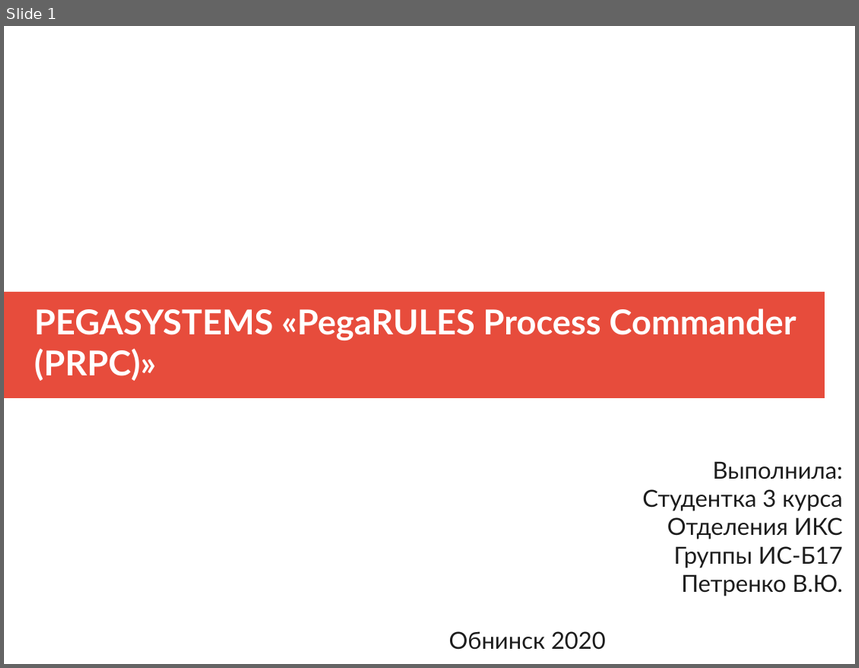
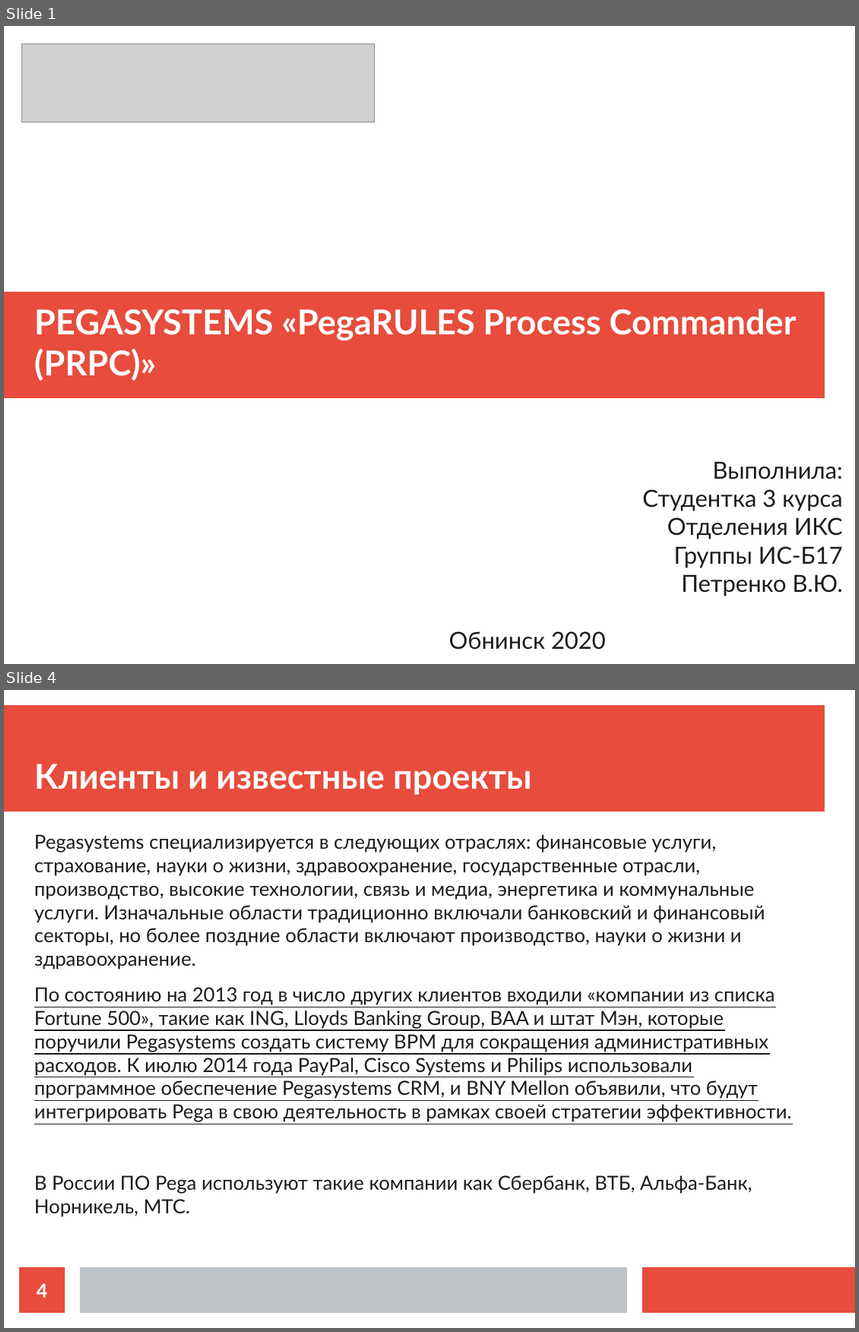
Before and after one commit to ikherty/ERP, a slide deck: pegaReport.odp. Shown one above the other, each under a label of ours: slide 1 before the commit, slides 1 and 4 after it; the slides between them are not shown. The pictures are 859x668 and 859x1332 pixels, drawn with LibreOffice and Linux fonts; fonts in the diff are those of the drawing; grey boxes stand for pictures. Boxes give left, top, right and bottom in pixels: in the first picture for what was removed or moved away, otherwise in the second. Text is boxed around its words. In the diff, an @@ line names an element or a change of style, - is before the commit and + after.

Commit message:
done

```diff
--- a/pegaReport.odp
+++ b/pegaReport.odp
@@ slide 4 added at [4, 690, 855, 1328], background #FFFFFF @@
@@ rectangle added at [4, 705, 825, 812], fill #E74C3C @@
@@ title added at [34, 764, 532, 795], 32 pt, text #FFFFFF, bold @@
+Клиенты и известные проекты
@@ text added at [34, 834, 792, 1217], 18.2 pt, text #1C1C1C @@
+Pegasystems специализируется в следующих отраслях: финансовые услуги, страхование, науки о жизни, здравоохранение, государственные отрасли, производство, высокие технологии, связь и медиа, энергетика и коммунальные услуги. Изначальные области традиционно включали банковский и финансовый секторы, но более поздние области включают производство, науки о жизни и здравоохранение.
+По состоянию на 2013 год в число других клиентов входили «компании из списка Fortune 500», такие как ING, Lloyds Banking Group, BAA и штат Мэн, которые поручили Pegasystems создать систему BPM для сокращения административных расходов. К июлю 2014 года PayPal, Cisco Systems и Philips использовали программное обеспечение Pegasystems CRM, и BNY Mellon объявили, что будут интегрировать Pega в свою деятельность в рамках своей стратегии эффективности.
+В России ПО Pega используют такие компании как Сбербанк, ВТБ, Альфа-Банк, Норникель, МТС.
@@ page number added at [19, 1268, 65, 1313], fill #E74C3C, 18 pt, text #FFFFFF, bold @@
+4
@@ rectangle added at [80, 1268, 627, 1313], fill #BDC3C7 @@
@@ rectangle added at [643, 1268, 855, 1313], fill #E74C3C @@
@@ slide 1 changed as well @@
@@ picture added at [22, 44, 376, 123] @@
```
Also in this commit, not shown: 7 other slides added, 3 slides removed.
